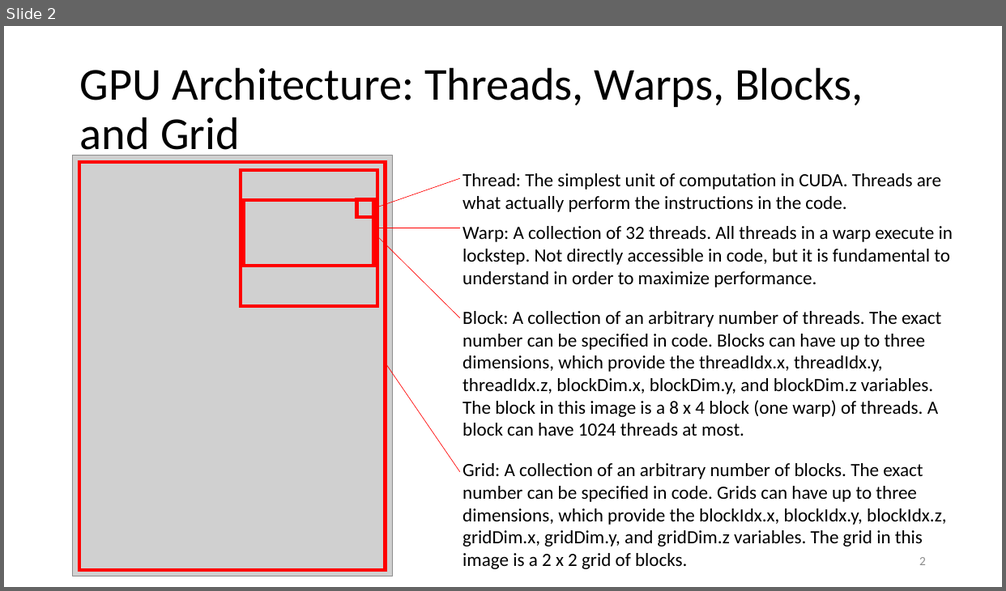
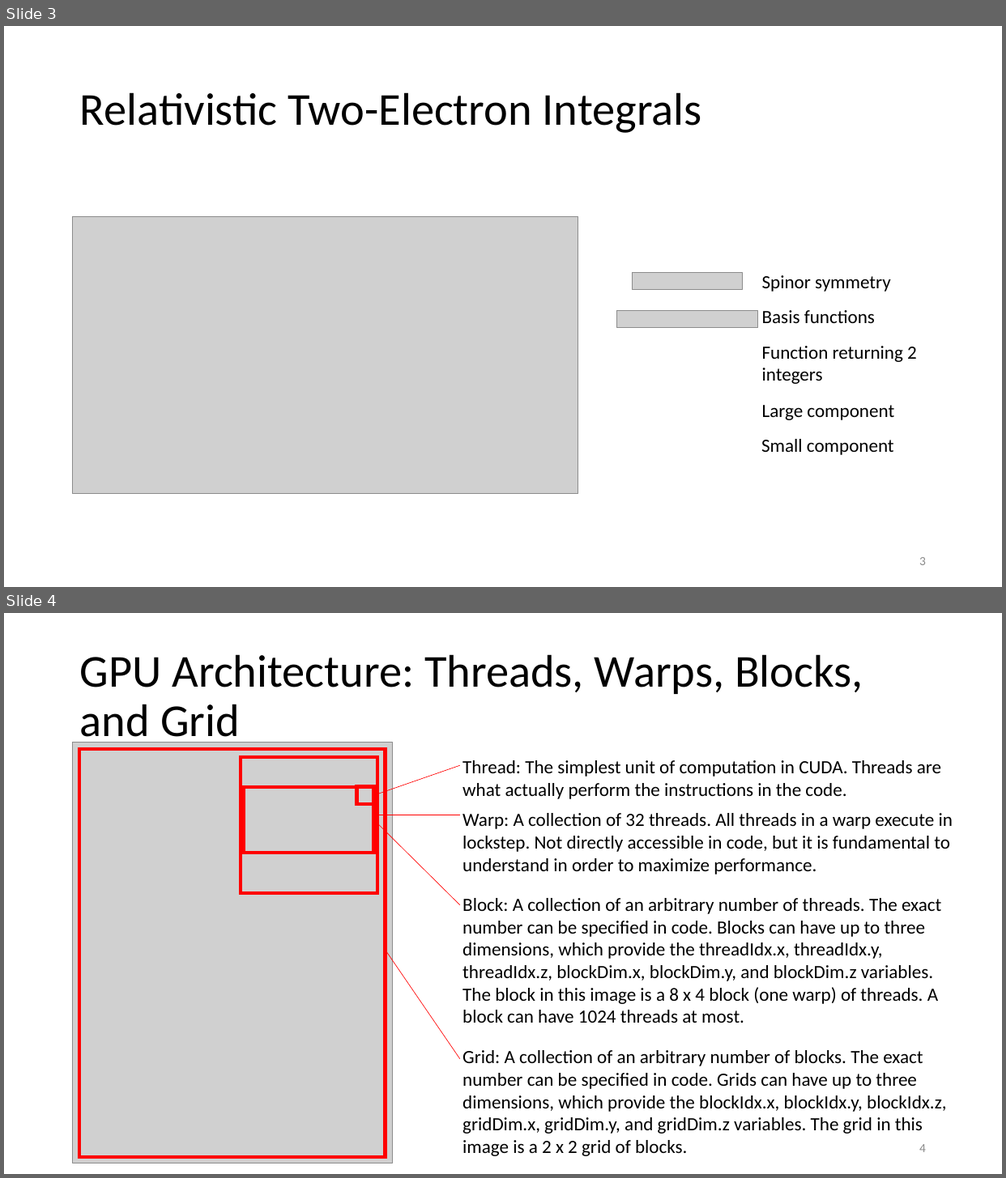
Before and after one commit to d-henness/thesis, a slide deck: defence_pres.pptx. Shown one above the other, each under a label of ours: slide 2 before the commit, slides 3 and 4 after it. The pictures are 1006x591 and 1006x1178 pixels, drawn with LibreOffice and Linux fonts; fonts in the diff are those of the drawing; grey boxes stand for pictures; background and template pictures are left out. Boxes give left, top, right and bottom in pixels: in the first picture for what was removed or moved away, otherwise in the second. Text is boxed around its words. In the diff, an @@ line names an element or a change of style, - is before the commit and + after.

```diff
--- a/defence_pres.pptx
+++ b/defence_pres.pptx
@@ slide 3 added at bbox=[4, 26, 1002, 587], background #FFFFFF @@
@@ title added at bbox=[80, 92, 702, 133], 44 pt, text #000000 @@
+Relativistic Two-Electron Integrals
@@ picture added at bbox=[73, 217, 578, 495] @@
@@ picture added at bbox=[633, 273, 743, 289] @@
@@ text added at bbox=[762, 275, 891, 292], 18 pt, text #000000 @@
+Spinor symmetry
@@ picture added at bbox=[617, 311, 759, 327] @@
@@ text added at bbox=[762, 310, 875, 323], 18 pt, text #000000 @@
+Basis functions
@@ text added at bbox=[762, 346, 917, 384], 18 pt, text #000000 @@
+Function returning 2
+integers
@@ text added at bbox=[762, 405, 894, 420], 18 pt, text #000000 @@
+Large component
@@ text added at bbox=[761, 439, 894, 455], 18 pt, text #000000 @@
+Small component
@@ page number added at bbox=[919, 557, 926, 565], 12 pt, text #8C8C8C @@
+3
@@ what was slide 2 is now slide 4 @@
@@ page number at bbox=[919, 1144, 926, 1152]: text changed @@
-2
+4
```
Also in this commit, not shown: 8 other slides added, 1 other file.
